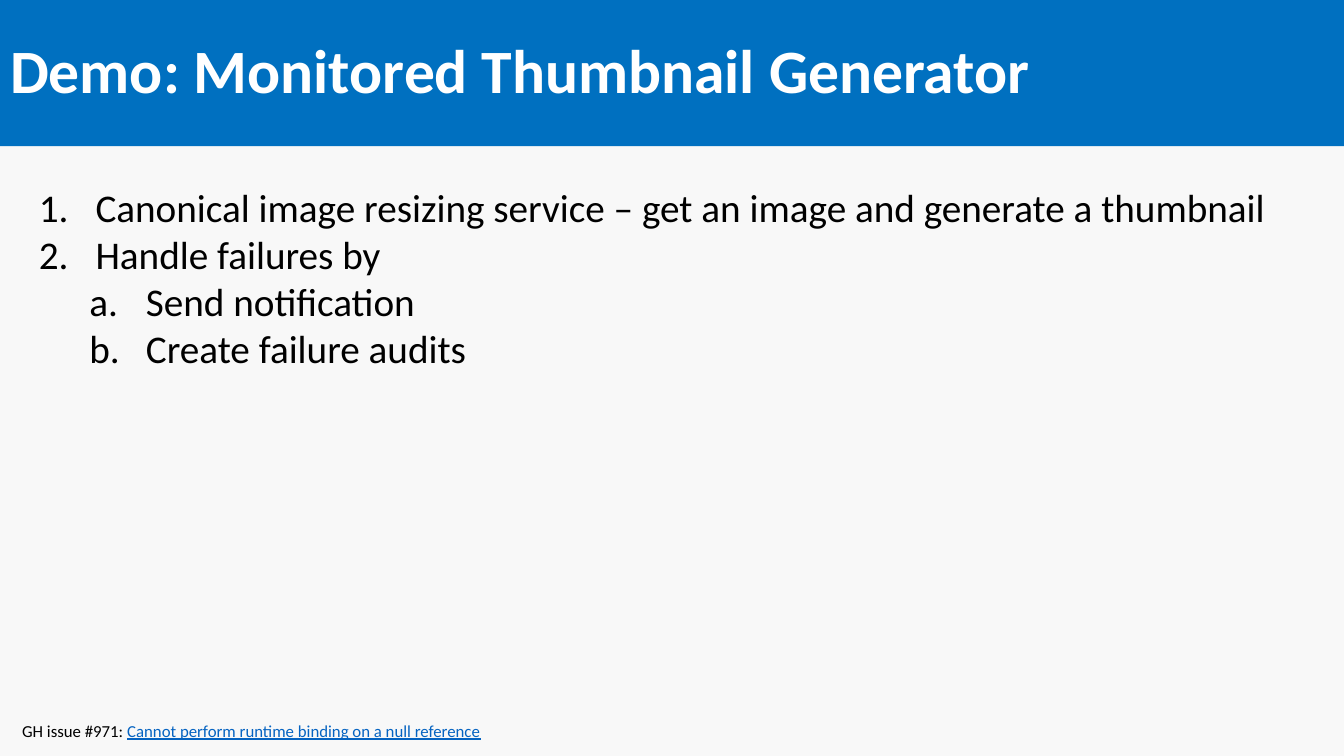
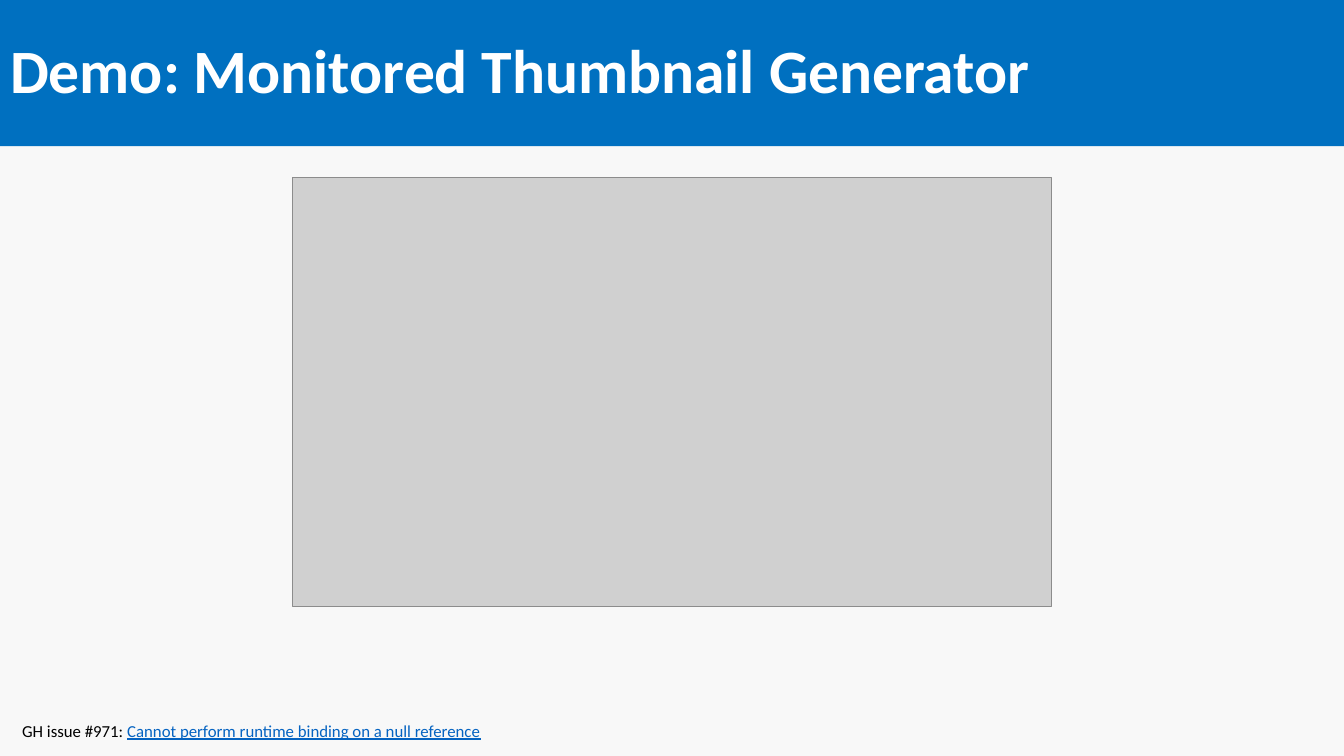
Before and after one commit to SeanFeldman/AzureFunctions-DotNet-YYC, a slide deck: slide 12 of AzureFunctions.pptx (slide 10 before the commit). Drawn at 1344x756 pixels with LibreOffice and Linux fonts; fonts in the diff are those of the drawing; grey boxes stand for pictures. Boxes give left, top, right and bottom in pixels: in the first picture for what was removed or moved away, otherwise in the second. Text is boxed around its words. In the diff, an @@ line names an element or a change of style, - is before the commit and + after.

```diff
--- a/AzureFunctions.pptx
+++ b/AzureFunctions.pptx
@@ picture added at bbox=[292, 177, 1051, 607] @@
@@ text removed at bbox=[96, 194, 1264, 364] @@
-1. Canonical image resizing service – get an image and generate a thumbnail
-2. Handle failures by
-  a. Send notification
-  b. Create failure audits
```
Also in this commit, not shown: 3 other slides changed, 2 slides added.
